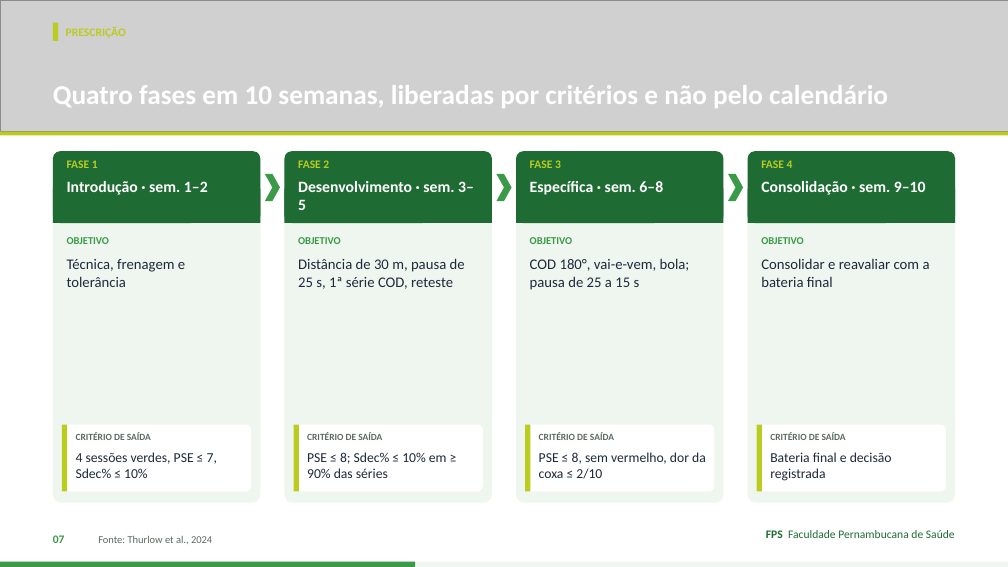
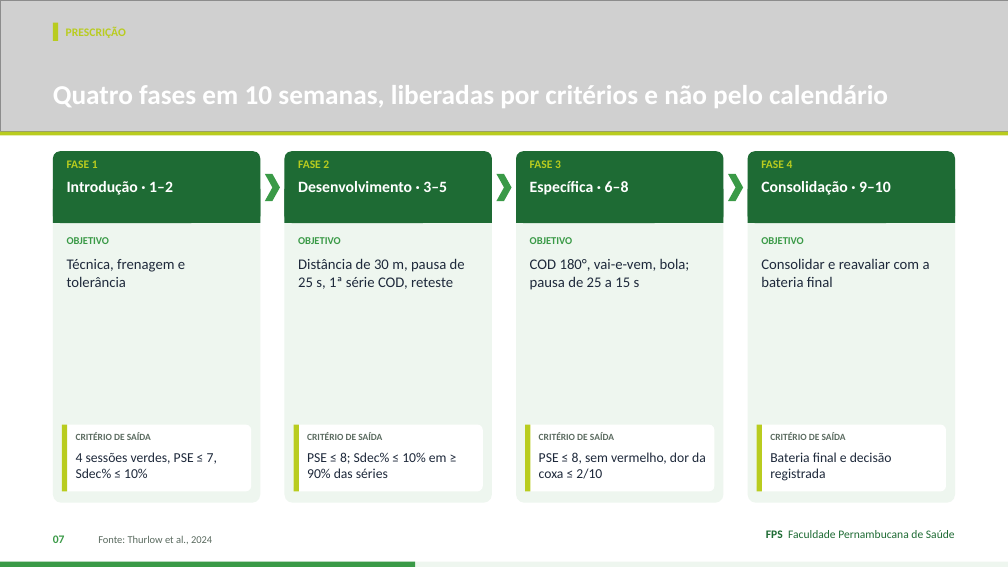
Before and after one commit to Institutomoraisandrade/CRM, a slide deck: slide 7 of trabalho-fps/trabalhos/2026-11-11-handebol-rsa/apresentacao.pptx. Drawn at 1008x567 pixels with LibreOffice and Linux fonts; fonts in the diff are those of the drawing; grey boxes stand for pictures. Boxes give left, top, right and bottom in pixels: in the first picture for what was removed or moved away, otherwise in the second. Text is boxed around its words. In the diff, an @@ line names an element or a change of style, - is before the commit and + after.

```diff
--- a/trabalho-fps/trabalhos/2026-11-11-handebol-rsa/apresentacao.pptx
+++ b/trabalho-fps/trabalhos/2026-11-11-handebol-rsa/apresentacao.pptx
@@ text at (x1=67, y1=181, x2=173, y2=195): text changed @@
-Introdução · sem. 1–2
+Introdução · 1–2
@@ text at (x1=298, y1=181, x2=447, y2=192): text changed @@
-Desenvolvimento · sem. 3–5
+Desenvolvimento · 3–5
@@ text at (x1=530, y1=181, x2=629, y2=195): text changed @@
-Específica · sem. 6–8
+Específica · 6–8
@@ text at (x1=761, y1=181, x2=891, y2=195): text changed @@
-Consolidação · sem. 9–10
+Consolidação · 9–10
```
Also in this commit, not shown: 2 other slides changed, 8 other files.
